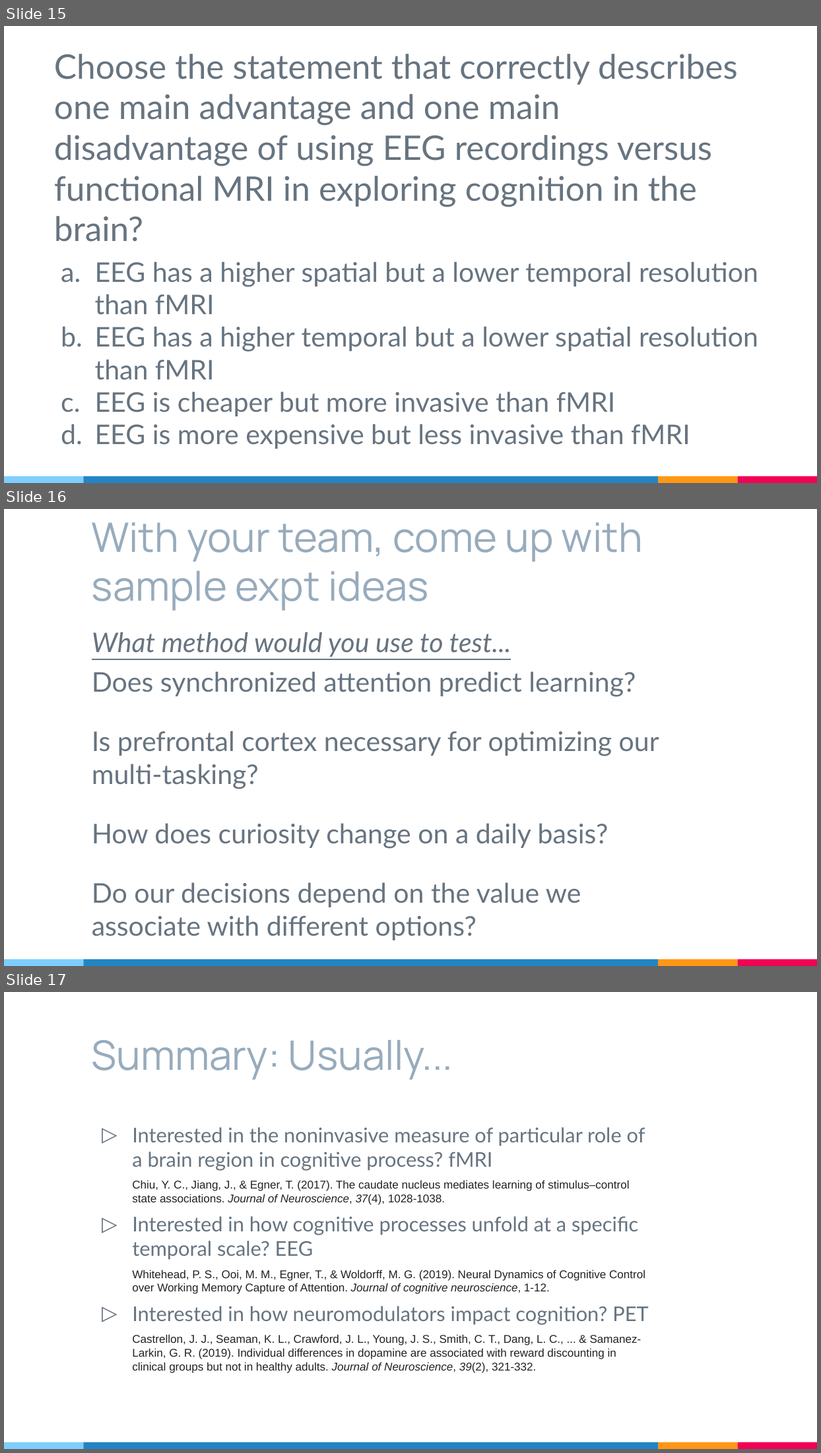
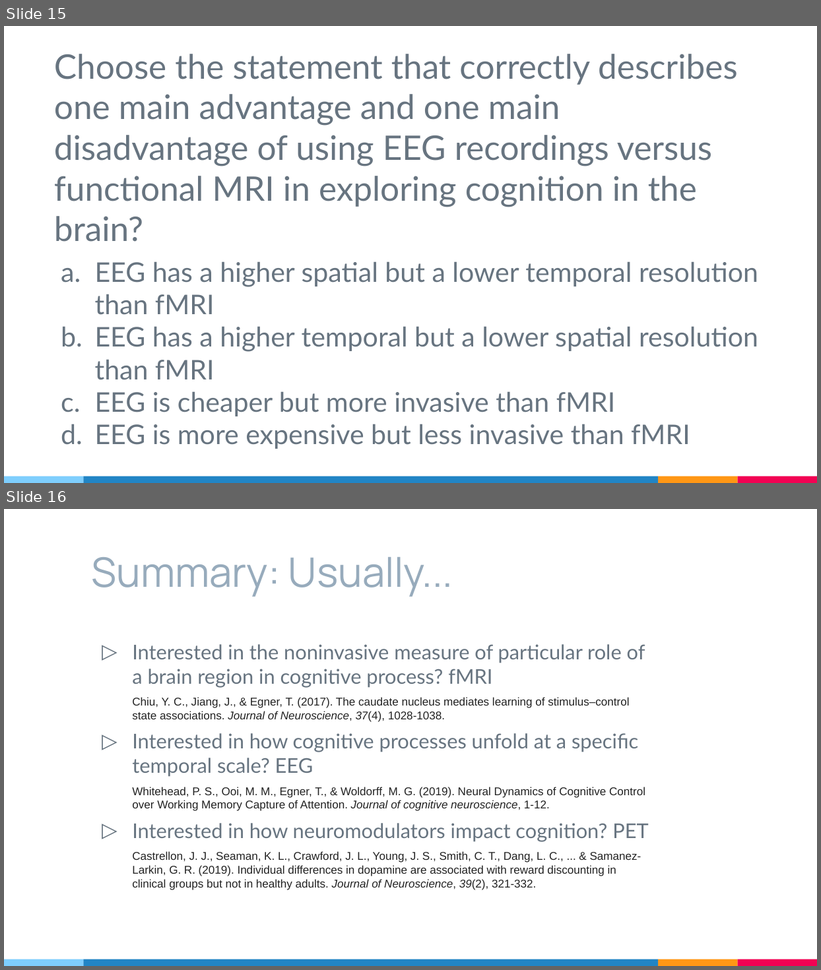
Before and after one commit to cogpsychduke2019/cogpsychduke2019.github.io, a slide deck: files/Day2CogPsych_Edited.pptx. Shown one above the other, each under a label of ours: slides 15, 16 and 17 before the commit, slides 15 and 16 after it. The pictures are 821x1453 and 821x970 pixels, drawn with LibreOffice and Linux fonts; fonts in the diff are those of the drawing. Boxes give left, top, right and bottom in pixels: in the first picture for what was removed or moved away, otherwise in the second. Text is boxed around its words. In the diff, an @@ line names an element or a change of style, - is before the commit and + after.

```diff
--- a/files/Day2CogPsych_Edited.pptx
+++ b/files/Day2CogPsych_Edited.pptx
@@ slide 16 removed at box(4, 509, 817, 966), background #FFFFFF; not listed: 4 template elements that a slide beside it also shows @@
@@ title removed at box(92, 522, 643, 611) @@
-With your team, come up with sample expt ideas
@@ text removed at box(92, 632, 659, 941) @@
-What method would you use to test...
-Does synchronized attention predict learning?
-Is prefrontal cortex necessary for optimizing our multi-tasking?
-How does curiosity change on a daily basis?
-Do our decisions depend on the value we associate with different options?
@@ what was slide 17 is now slide 16 @@
```
